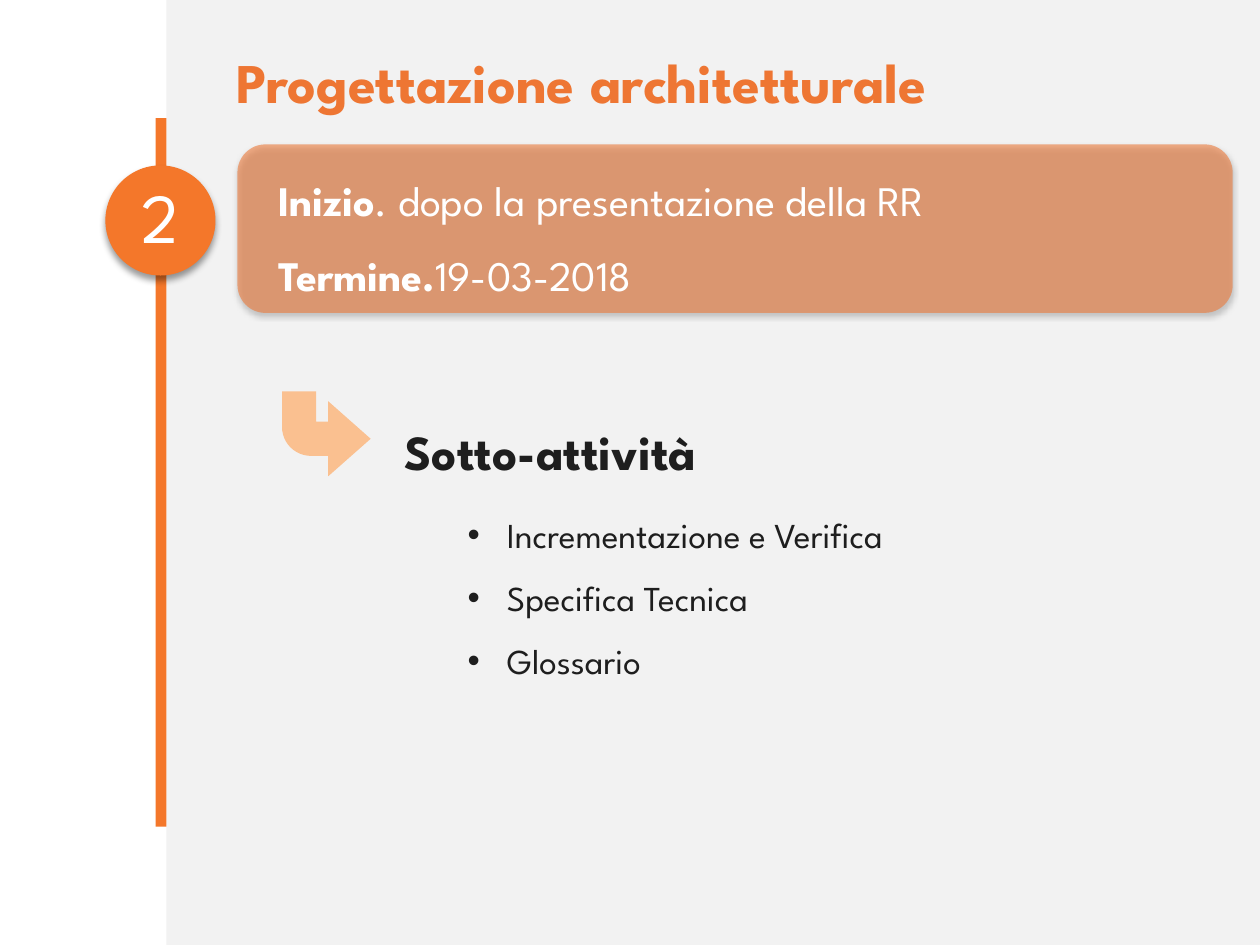
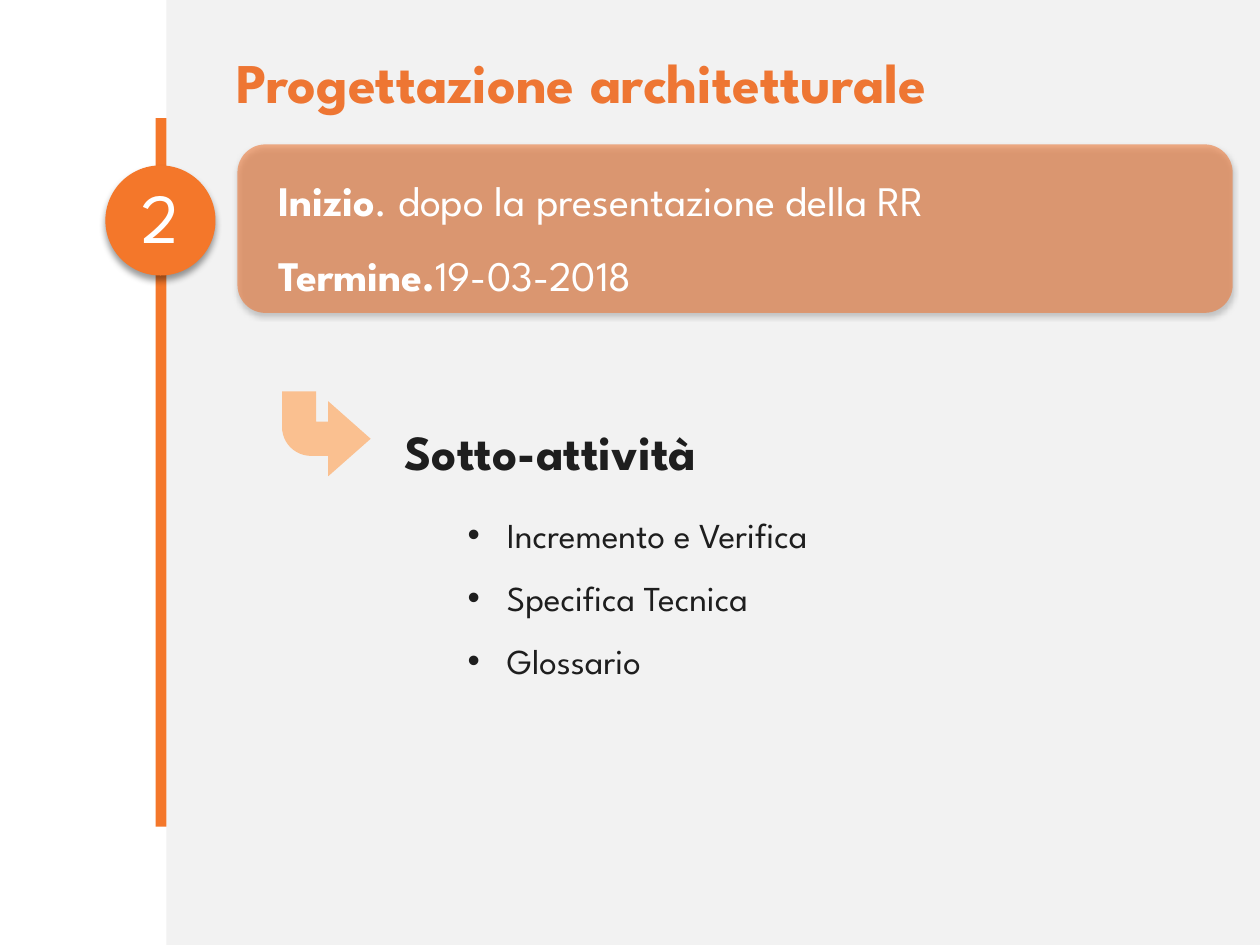
Before and after one commit to Italiaracerx/progettoSWE, a slide deck: slide 14 of Presentazione/Presentazione 26-01-2018.pptx. Drawn at 1260x945 pixels with LibreOffice and Linux fonts; fonts in the diff are those of the drawing; background and template pictures are left out. Boxes give left, top, right and bottom in pixels: in the first picture for what was removed or moved away, otherwise in the second. Text is boxed around its words. In the diff, an @@ line names an element or a change of style, - is before the commit and + after.

```diff
--- a/Presentazione/Presentazione 26-01-2018.pptx
+++ b/Presentazione/Presentazione 26-01-2018.pptx
@@ text at [507, 523, 807, 549]: text changed @@
-• Incrementazione e Verifica
+• Incremento e Verifica
```
Also in this commit, not shown: 3 other slides changed.
